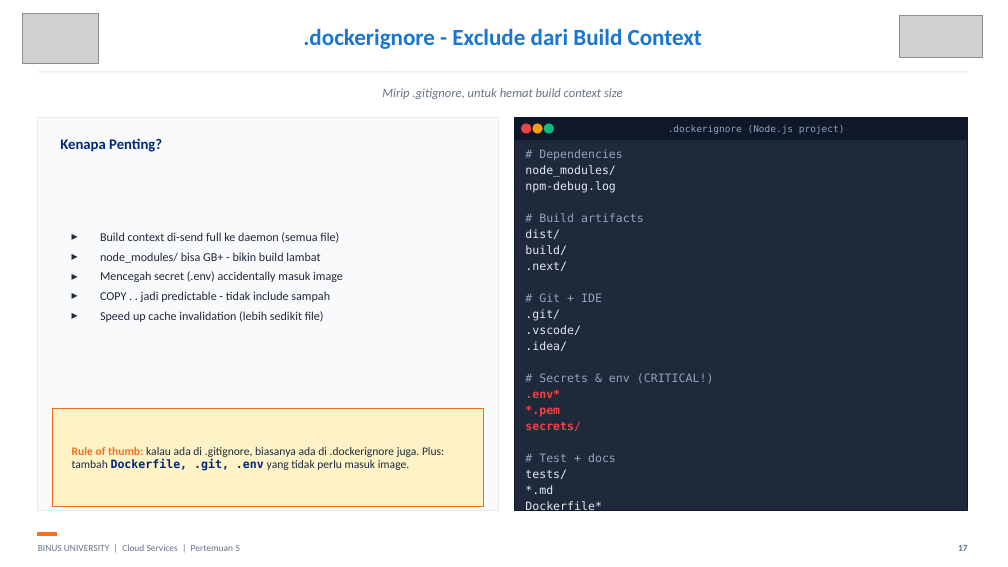
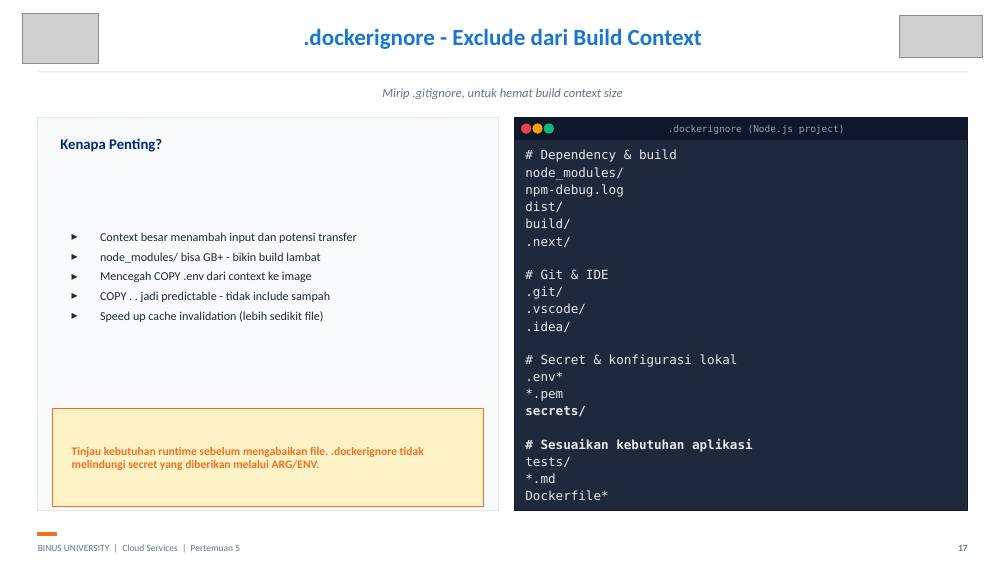
Before and after one commit to SeedFlora/meet5CloudService, a slide deck: slide 17 of slides/Teori_Pertemuan_05.pptx. Drawn at 1008x567 pixels with LibreOffice and Linux fonts; fonts in the diff are those of the drawing; grey boxes stand for pictures. Boxes give left, top, right and bottom in pixels: in the first picture for what was removed or moved away, otherwise in the second. Text is boxed around its words. In the diff, an @@ line names an element or a change of style, - is before the commit and + after.

Commit message:
Verify week 5 Docker theory against RPS and add tested Node examples

```diff
--- a/slides/Teori_Pertemuan_05.pptx
+++ b/slides/Teori_Pertemuan_05.pptx
@@ text at box(541, 149, 677, 162): text changed; size 11 to 12 pt; text colour #94A3B8 to #E5E7EB @@
-# Dependencies
+# Dependency & build
@@ text at box(525, 167, 623, 500): size 11 to 12 pt in "node_modules/", "npm-debug.log", "dist/", "build/" and 10 more places; text colour #E2E8F0 to #E5E7EB in "node_modules/", "npm-debug.log", "dist/", "build/" and 7 more places; text colour #EF4444 to #E5E7EB in ".env*", "*.pem", "secrets/"; bold off in ".env*", "*.pem" @@
@@ text at box(100, 232, 356, 243): text changed @@
-▸ Build context di-send full ke daemon (semua file)
+▸ Context besar menambah input dan potensi transfer
@@ text at box(539, 213, 644, 222): paragraph removed @@
-# Build artifacts
@@ text at box(541, 269, 609, 279): text changed; size 11 to 12 pt; text colour #94A3B8 to #E5E7EB @@
-# Git + IDE
+# Git & IDE
@@ text at box(100, 271, 312, 282): text changed @@
-▸ Mencegah secret (.env) accidentally masuk image
+▸ Mencegah COPY .env dari context ke image
@@ text at box(541, 354, 738, 367): text changed; size 11 to 12 pt; text colour #94A3B8 to #E5E7EB @@
-# Secrets & env (CRITICAL!)
+# Secret & konfigurasi lokal
@@ text at box(72, 447, 424, 470): text changed; text colour #1E293B to #F37021; bold on @@
-Rule of thumb: kalau ada di .gitignore, biasanya ada di .dockerignore juga. Plus: tambah Dockerfile, .git, .env yang tidak perlu masuk image.
+Tinjau kebutuhan runtime sebelum mengabaikan file. .dockerignore tidak melindungi secret yang diberikan melalui ARG/ENV.
@@ text at box(541, 439, 753, 452): text changed; size 11 to 12 pt; text colour #94A3B8 to #E5E7EB; bold on @@
-# Test + docs
+# Sesuaikan kebutuhan aplikasi
```
Also in this commit, not shown: 24 other slides changed, 4 slides added, 1 slide removed, 10 other files.
